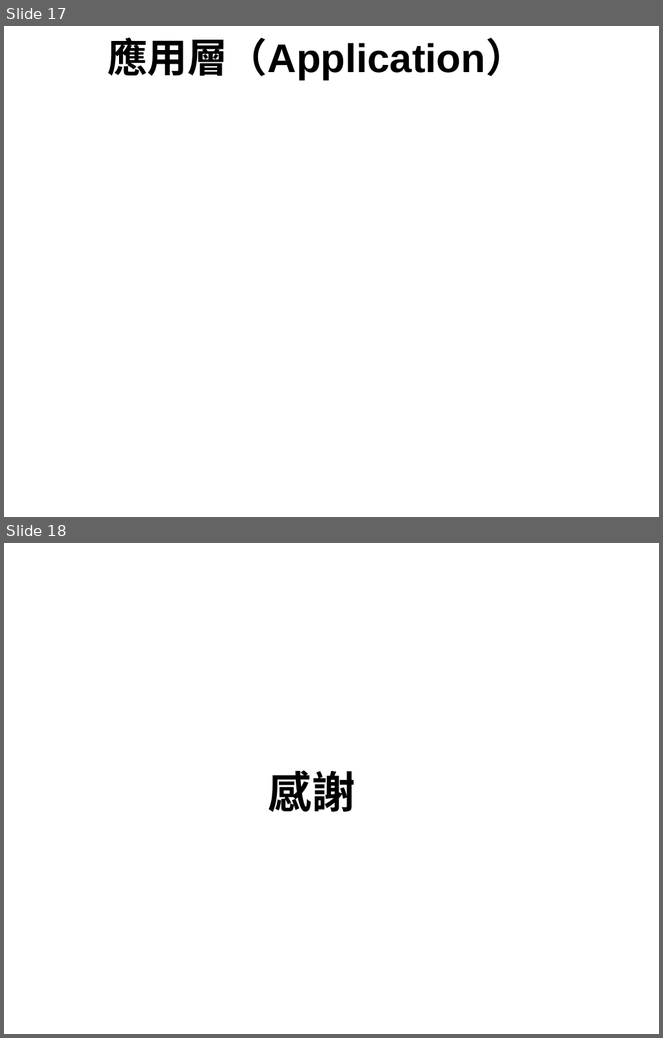
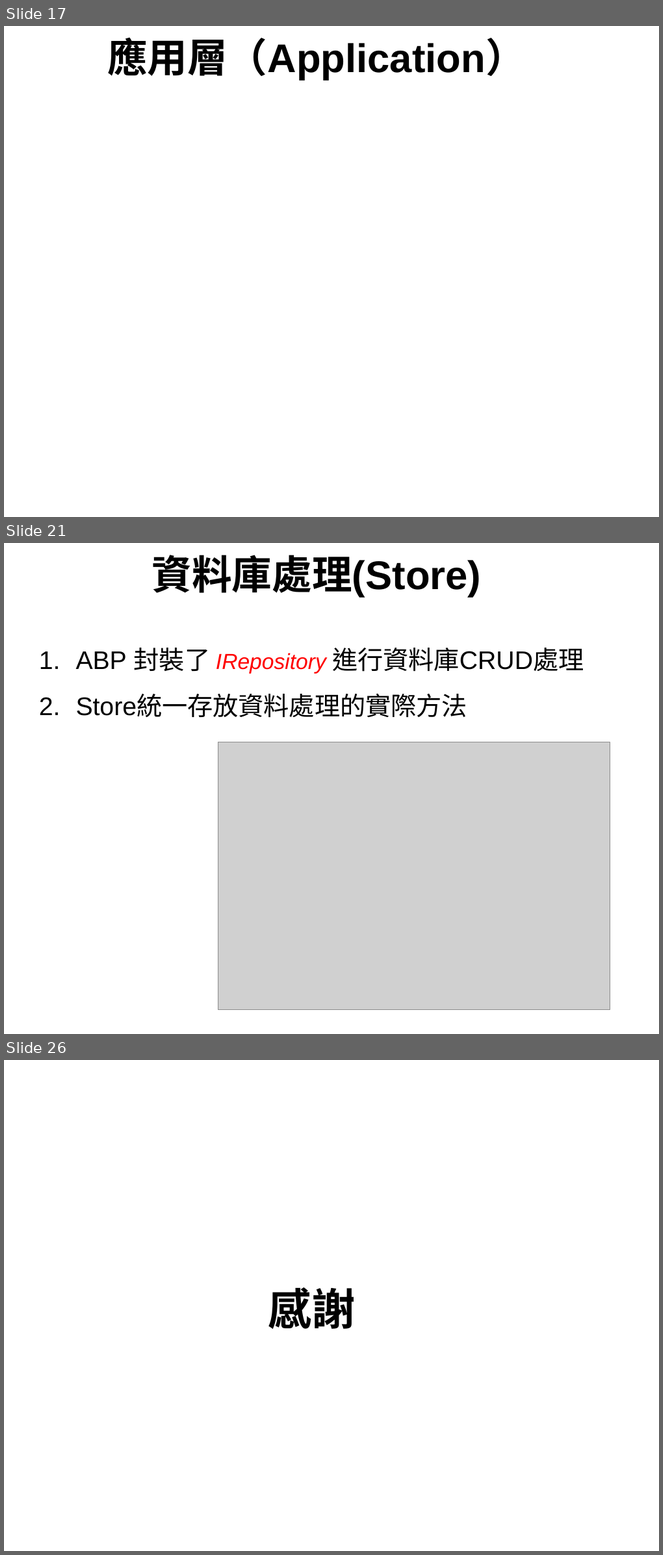
Before and after one commit to Sean2416/MarkDown, a slide deck: ABP.ppt. Shown one above the other, each under a label of ours: slides 17 and 18 before the commit, slides 17, 21 and 26 after it; the slides between them are not shown. The pictures are 663x1038 and 663x1555 pixels, drawn with LibreOffice and Linux fonts; fonts in the diff are those of the drawing; grey boxes stand for pictures; background and template pictures are left out. Boxes give left, top, right and bottom in pixels: in the first picture for what was removed or moved away, otherwise in the second. Text is boxed around its words. In the diff, an @@ line names an element or a change of style, - is before the commit and + after.

```diff
--- a/ABP.ppt
+++ b/ABP.ppt
@@ slide 21 added at (4, 543, 659, 1034), background picture (left out) @@
@@ text added at (152, 555, 482, 598), 44 pt, text #000000, bold @@
+資料庫處理(Store)
@@ text added at (76, 648, 584, 717), 28 pt, text #000000 @@
+  1. ABP 封裝了 IRepository 進行資料庫CRUD處理
+  2. Store統一存放資料處理的實際方法
@@ picture added at (218, 742, 610, 1010) @@
@@ page number added at (631, 1010, 659, 1034), 12 pt, text #FFFFFF @@
+21
@@ what was slide 18 is now slide 26 @@
```
Also in this commit, not shown: 7 other slides added, 1 other file.
